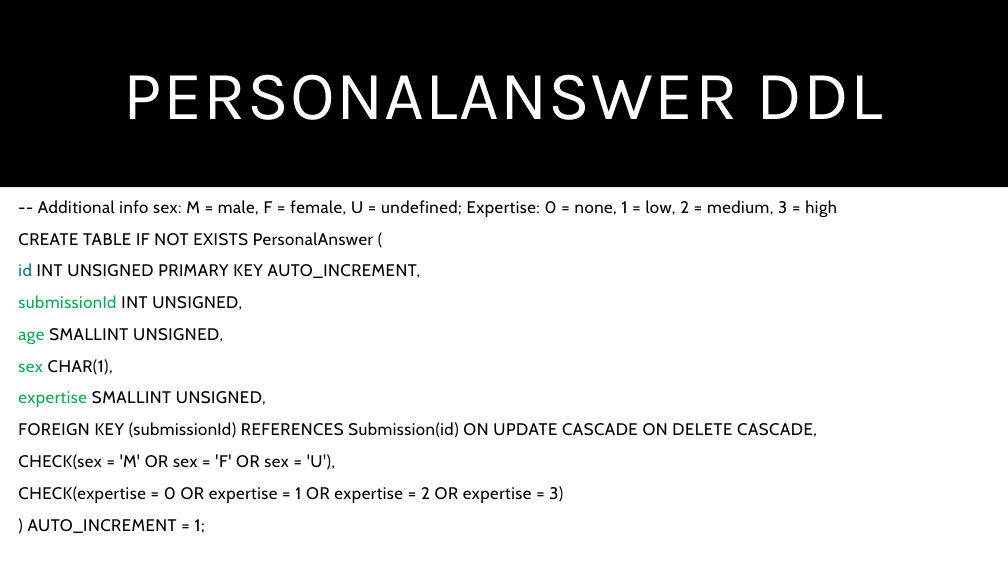
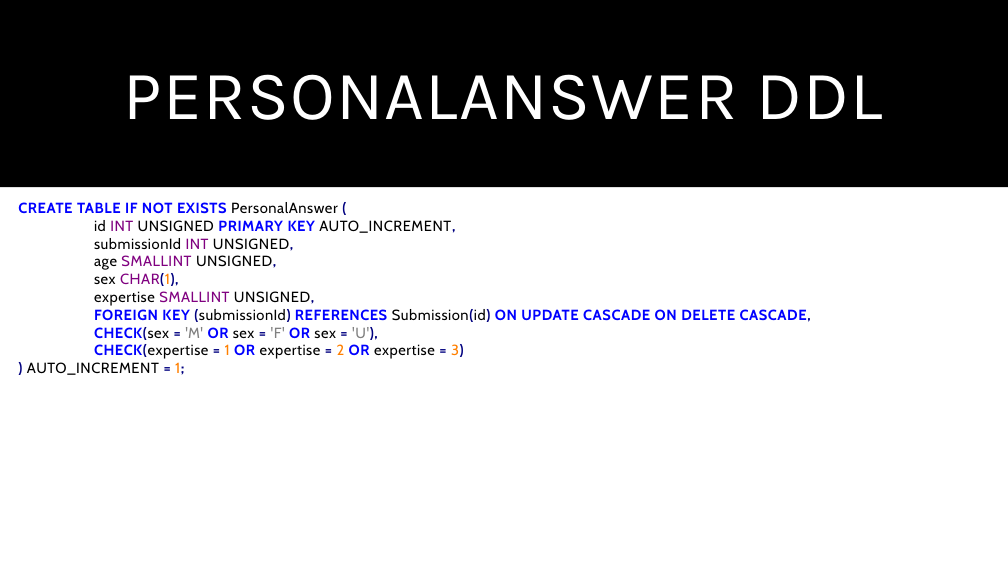
Before and after one commit to marcoPetriPolimi/db2-polimiProject-2020-2021, a slide deck: slide 12 of Presentazione.pptx. Drawn at 1008x567 pixels with LibreOffice and Linux fonts; fonts in the diff are those of the drawing. Boxes give left, top, right and bottom in pixels: in the first picture for what was removed or moved away, otherwise in the second. Text is boxed around its words. In the diff, an @@ line names an element or a change of style, - is before the commit and + after.

```diff
--- a/Presentazione.pptx
+++ b/Presentazione.pptx
@@ text at <box>18,202,811,375</box>: size 16 to 14 pt, highlight none to #FFFFFF in "CREATE TABLE IF NOT EXISTS PersonalAnswer (", "id INT UNSIGNED PRIMARY KEY AUTO_INCREMENT,", "submissionId INT UNSIGNED,", "age SMALLINT UNSIGNED," and 5 more places; text colour #000000 to #0000FF in "CREATE TABLE IF NOT EXISTS", "PRIMARY KEY", "FOREIGN KEY REFERENCES ON UPDATE CASCADE ON ...", "CHECK(sex OR OR"; text colour #000000 to #000080 in "(", "AUTO_INCREMENT,", "UNSIGNED,", "UNSIGNED," and 5 more places; bold on in "CREATE TABLE IF NOT EXISTS (", "PRIMARY KEY AUTO_INCREMENT,", "UNSIGNED,", "UNSIGNED," and 5 more places; text colour #0070C0 to #000000 in "id"; text colour #000000 to #800080 in "INT", "INT", "SMALLINT", "CHAR(1)," and 1 more places; text colour #00B050 to #000000 in "submissionId", "age", "sex", "expertise"; text colour #000000 to #FF8000 in "CHAR(1),", "1;"; text colour #000000 to #808080 in "'M' 'F' 'U'),"; line spacing 0.9 to 1.01; less space between paragraphs @@
@@ text at <box>38,200,837,217</box>: paragraph removed @@
--- Additional info sex: M = male, F = female, U = undefined; Expertise: 0 = none, 1 = low, 2 = medium, 3 = high
@@ text at <box>94,344,464,359</box>: text changed; size 16 to 14 pt @@
-CHECK(expertise = 0 OR expertise = 1 OR expertise = 2 OR expertise = 3)
+CHECK(expertise = 1 OR expertise = 2 OR expertise = 3)
```
Also in this commit, not shown: 6 other slides changed, 1 other file.
